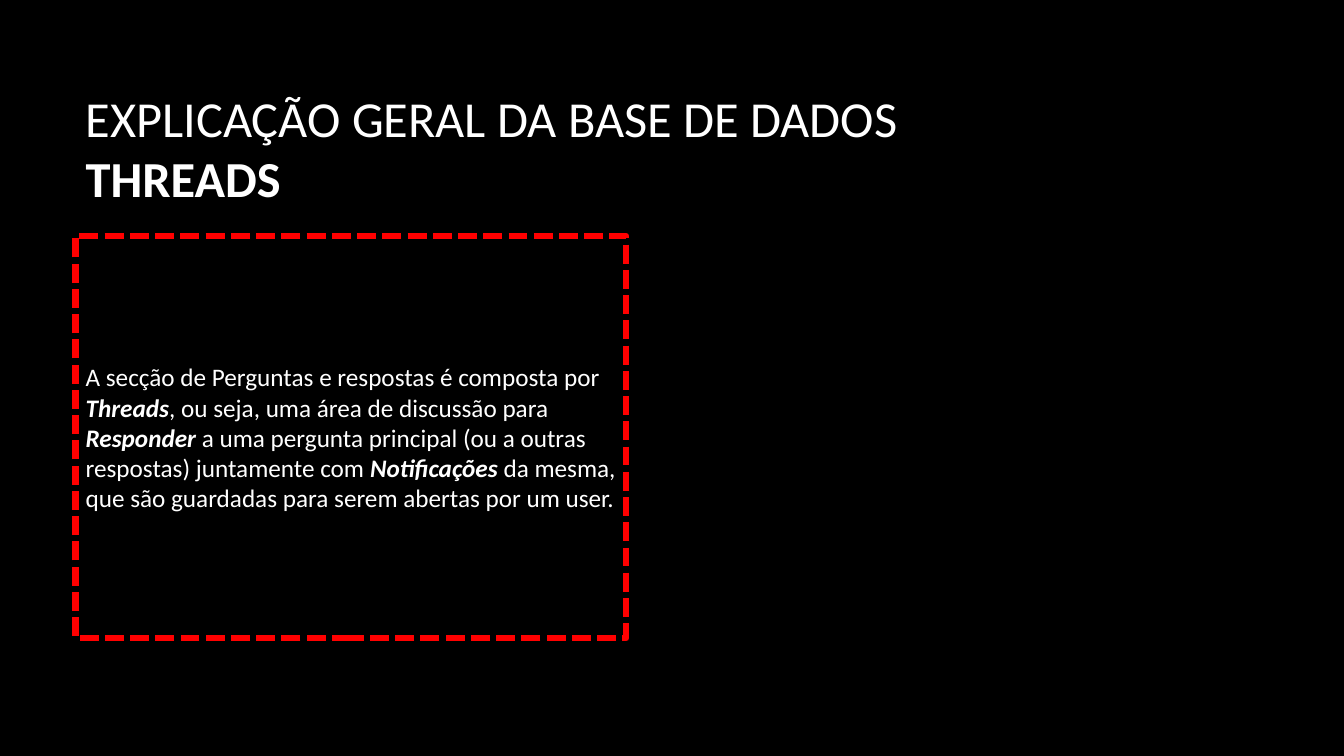
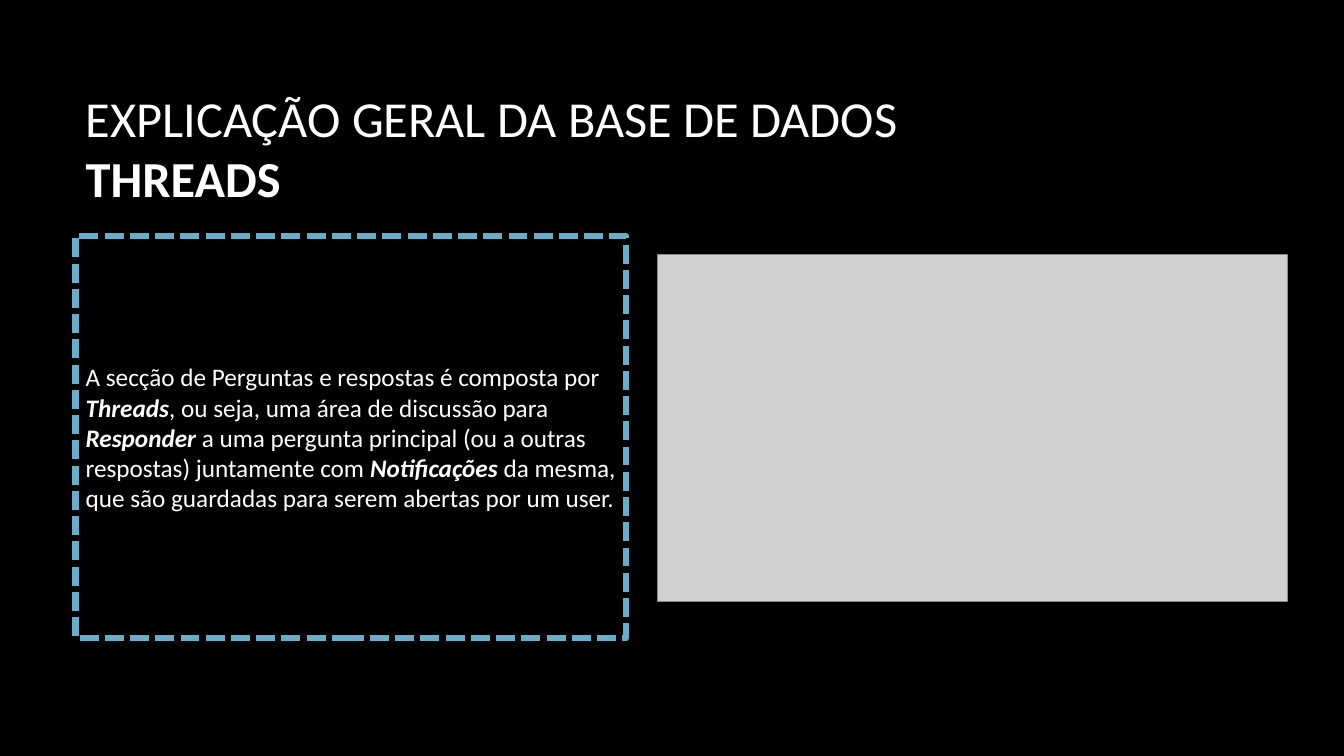
Before and after one commit to PolpEdu/Trabalho-Pr-ticpo, a slide deck: slide 7 of Trabalho prático.pptx. Drawn at 1344x756 pixels with LibreOffice and Linux fonts; fonts in the diff are those of the drawing; grey boxes stand for pictures; background and template pictures are left out. Boxes give left, top, right and bottom in pixels: in the first picture for what was removed or moved away, otherwise in the second. Text is boxed around its words. In the diff, an @@ line names an element or a change of style, - is before the commit and + after.

```diff
--- a/Trabalho prático.pptx
+++ b/Trabalho prático.pptx
@@ rectangle "A secção de Perguntas e ..." at (76, 236, 626, 638): outline #FF0000 4.5 pt dashed to #6AADC8 4.5 pt dashed @@
@@ picture added at (657, 255, 1288, 602) @@
```
Also in this commit, not shown: 6 other slides changed, 2 other files.
